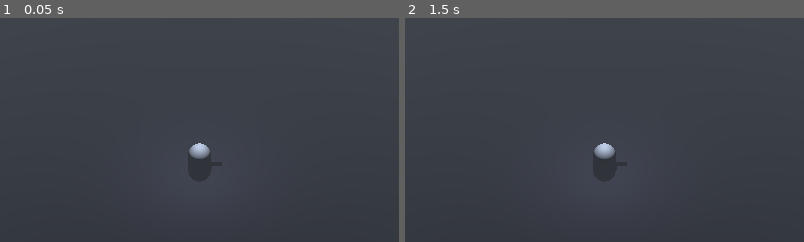
Above: before the commit, frames 1-2 (left to right).
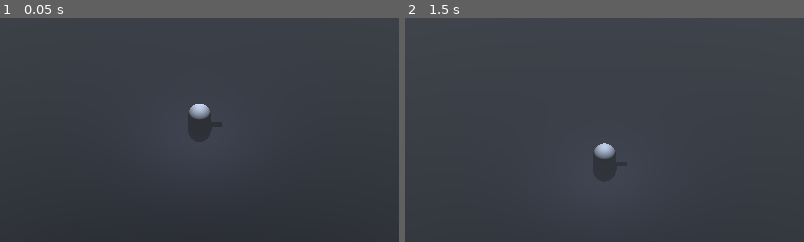
Above: after the commit, the same moments.

Repository: Adamekka/bullets-vs-bullets
Game: Godot game, scene res://scenes/main.tscn
Same seed, same stepped clock (60 frames per second), same inputs: the game is played once before the commit and once after it.
Inputs (mouse positions are % of the whole screen's width and height, from its top left):
- Up to frame 1 (0.05 s): no input
- Up to frame 2 (1.5 s): tap Enter at 0.5 s; move the mouse to (72, 45) at 0.52 s; hold Right (shoot_right) 0.53-1.25 s; click (72, 45) at 0.67 s; tap Space at 1.25 s; drag from (30, 55) to (45, 70) at 1.27 s
The pictures show only the part of the screen within x 25-75%, y 18-68%; the shares and areas given below are measured in that part.

The runs differ from the first frame. In frame 1, 0.5% of the frame differs, in the area x 47-53%, y 38-63%; in frame 2, nothing differs.

Commit message:
feat: improve camera movement

Diff:
--- a/scenes/camera.gd
+++ b/scenes/camera.gd
@@ -8,4 +8,8 @@
 		var pos: Vector3 = target.position
 		pos.y += 10
 		pos.z += 10
+
+		# Wait for a cool camera effect
+		await get_tree().create_timer(0.1).timeout
+
 		position = pos
